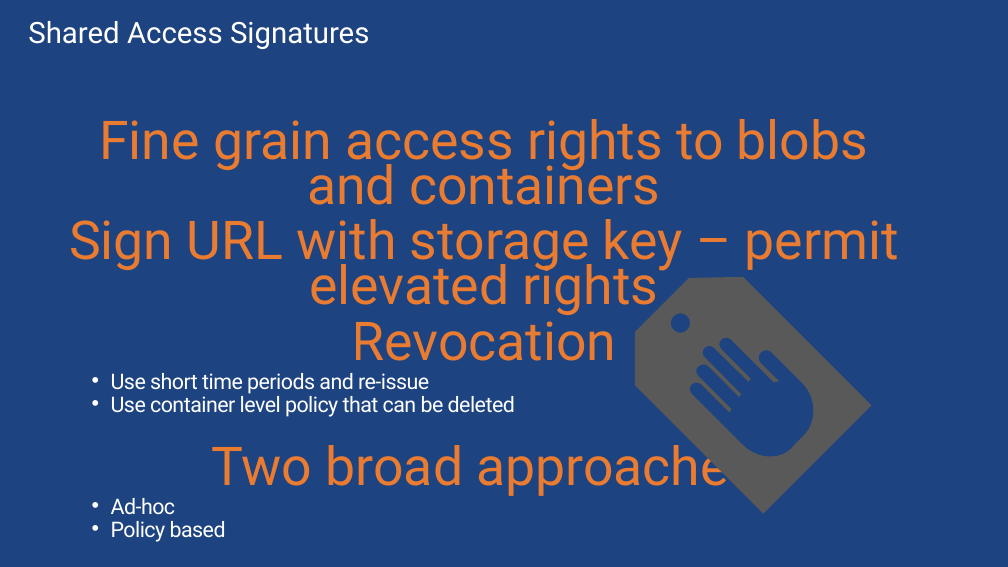
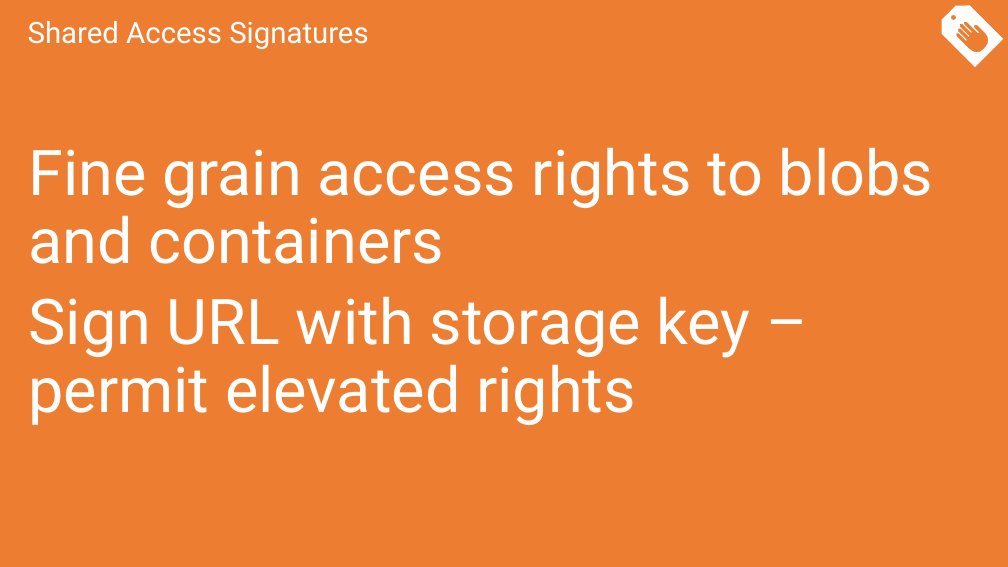
Before and after one commit to sack212/BasicAzureCamp, a slide deck: slide 25 of Data-Storage/Data-Storage.pptx (slide 15 before the commit). Drawn at 1008x567 pixels with LibreOffice and Linux fonts; fonts in the diff are those of the drawing. Boxes give left, top, right and bottom in pixels: in the first picture for what was removed or moved away, otherwise in the second. Text is boxed around its words. In the diff, an @@ line names an element or a change of style, - is before the commit and + after.

Commit message:
Updates to Data-Storage including first unit test style demo.

```diff
--- a/Data-Storage/Data-Storage.pptx
+++ b/Data-Storage/Data-Storage.pptx
@@ background #1D4380 to #ED7D31 @@
@@ text "Fine grain access rights to ...": place and size @@
-text "Fine grain access rights to ..." at <box>69,119,899,542</box>
+text "Fine grain access rights to ..." at <box>28,147,933,425</box>
@@ text "Fine grain access rights to ..." at <box>28,147,933,425</box>: size 51 to 60 pt, text colour #ED7D31 to #FFFFFF; alignment centre to left; indent changed; line spacing 0.7 to 0.9; more space between paragraphs @@
@@ freeform shape: place and size @@
-freeform shape at <box>635,277,872,513</box>
+freeform shape at <box>941,5,1003,67</box>
@@ freeform shape at <box>941,5,1003,67</box>: fill #595959 to #FFFFFF @@
@@ text at <box>111,311,756,542</box>: paragraphs removed @@
-Revocation
-  • Use short time periods and re-issue
-  • Use container level policy that can be deleted
-Two broad approaches
-  • Ad-hoc
-  • Policy based
```
Also in this commit, not shown: 42 other slides changed, 25 slides added, 2 slides removed, 12 other files.
